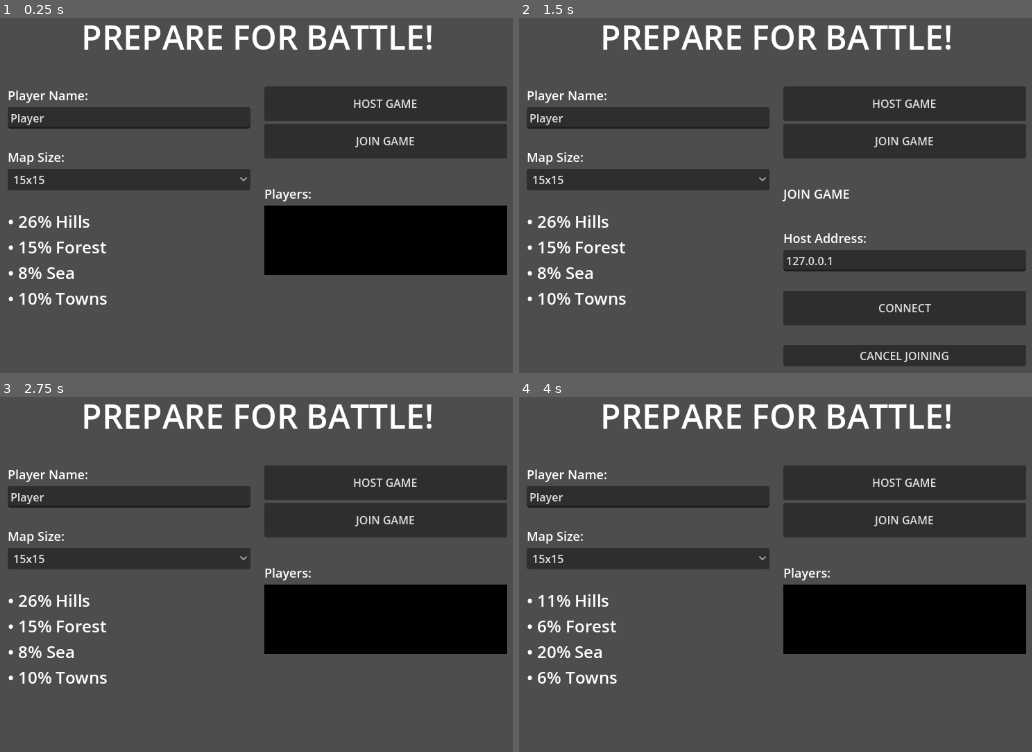
Above: before the commit, frames 1-4 (two rows, left to right).
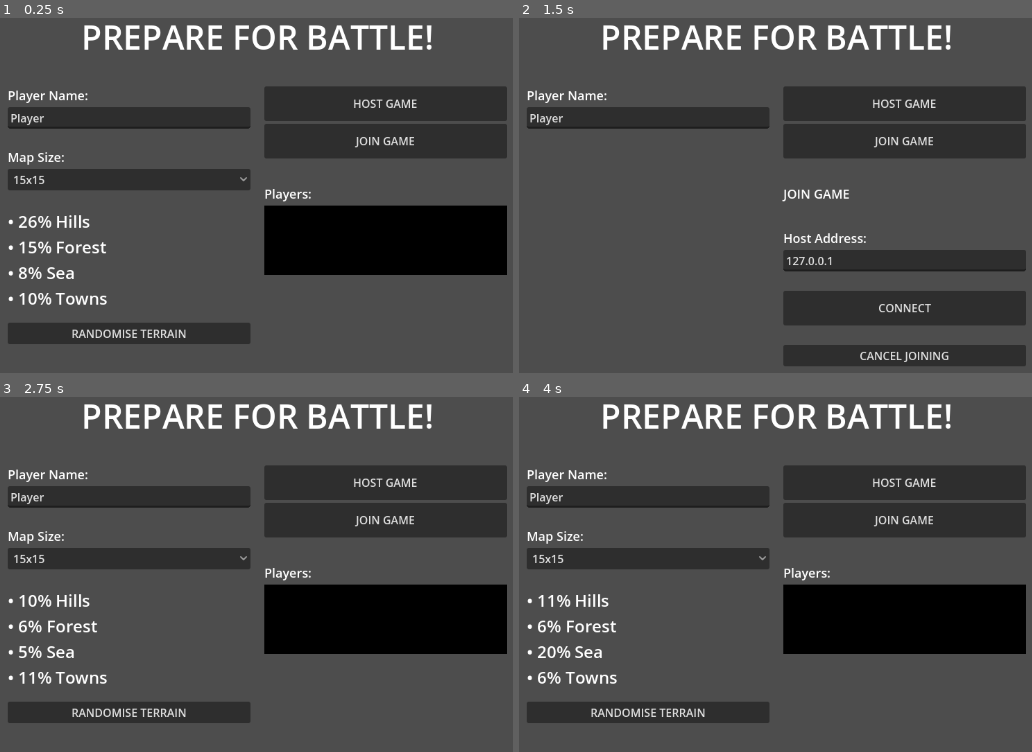
Above: after the commit, the same moments.

Repository: mmehmet/xbattle
Game: Godot game, scene res://Main.tscn
The game is run twice, just before and just after one commit, with the same random seed, the same clock (stepped at 60 frames per second) and the same inputs.
Inputs (mouse positions are in pixels of both pictures, inside the frame that each line leads up to):
- Up to frame 1 (0.25 s): no input
- Up to frame 2 (1.5 s): click (647, 333) at 0.5 s, where only the run after the commit has a clickable "RANDOMISE TERRAIN"; click "JOIN GAME" at 1.25 s
- Up to frame 3 (2.75 s): click "CANCEL JOINING" at 2 s
- Up to frame 4 (4 s): click "15x15" at 2.75 s; click "HOST GAME" at 3.5 s

The runs differ from the first frame. In frame 1, 2.7% of the frame differs, in the area x 1-49%, y 85-92%; in frame 2, 4.0%, in the area x 1-49%, y 37-81%; in frame 3, 3.2%; in frame 4, 2.7%.

Commit message:
V1 READY FOR BATTLE

Diff:
--- a/scripts/Board.gd
+++ b/scripts/Board.gd
@@ -28,8 +28,8 @@
     DEEP_SEA: Color.CORNFLOWER_BLUE,
     SHALLOW_SEA: Color.LIGHT_BLUE,
     FLAT_LAND: Color(0.8, 0.8, 0.4),
-    FOREST: Color.DARK_SEA_GREEN,
-    LOW_HILLS: Color.SEA_GREEN,
+    FOREST: Color.SEA_GREEN,
+    LOW_HILLS: Color.SADDLE_BROWN,
     HIGH_HILLS: Color.LIGHT_GRAY,
     FOG: Color(0.1, 0.1, 0.1),
 }
--- a/scripts/Game.gd
+++ b/scripts/Game.gd
@@ -48,9 +48,9 @@
 
     var label = Label.new()
     if game_manager.network_manager:
-        var check = game_manager.network_manager.get_my_player_info().name
-        if check == winner:
-            winner = "YOU"
+        var check = game_manager.network_manager.get_my_player_info()
+        if check.name and check.name == winner:
+            winner = "You"
     label.text = "%s won the battle!" % winner if winner != "" else "Draw!"
     label.add_theme_font_size_override("font_size", 48)
     label.horizontal_alignment = HORIZONTAL_ALIGNMENT_CENTER
--- a/scripts/GameManager.gd
+++ b/scripts/GameManager.gd
@@ -81,9 +81,6 @@
     network_manager.send_click(cell)
 
 func on_cell_command(cell: Cell, command: int):
-    if cell.side != current_player:
-        return
-
     network_manager.send_command(cell, command, current_player)
 
 # Game control functions
--- a/scripts/HostManager.gd
+++ b/scripts/HostManager.gd
@@ -129,21 +129,32 @@
         cell.side = result.winner
         return
 
-    # Calculate/apply combat losses (based on original formula)
+    # Calculate/apply combat losses
     cell.outdated = true
+
+    var combatants = {}
     for side in Cell.MAX_PLAYERS:
         if cell.troop_values[side] > 0:
-            var my_troops = cell.troop_values[side]
-            var enemy_troops = result.total - my_troops
-
-            if enemy_troops > 0:
-                var ratio = float(enemy_troops) / float(my_troops)
-                var loss_factor = (ratio * ratio - 1.0 + randf() * 0.02) * fight_intensity
-
-                if loss_factor > 0:
-                    var losses = int(loss_factor + 0.5)
-                    losses = min(losses, my_troops)
-                    cell.troop_values[side] = max(0, cell.troop_values[side] - losses)
+            combatants[side] = {
+                "own": cell.troop_values[side],
+                "enemy": result.total - cell.troop_values[side],
+                "attack_vectors": 0
+            }
+            for neighbor in cell.connections:
+                if neighbor and neighbor.side == side:
+                    combatants[side]["attack_vectors"] += 1
+
+    var sides = combatants.keys()
+    sides.shuffle()
+
+    for side in sides:
+        var data = combatants[side]
+        if data["enemy"] > 0:
+            var attack_bonus = 1.0 + (data["attack_vectors"] * 0.1)  # +10% per supporting cell
+            var base_loss = min(data["own"], data["enemy"]) * 0.1 * attack_bonus
+            var losses = max(1, int(base_loss * (0.8 + randf() * 0.4)))
+
+            cell.troop_values[side] = max(0, cell.troop_values[side] - losses)
 
     # check for winner after losses
     var outcome = get_combat_state(cell)
@@ -247,10 +258,7 @@
 
 func execute_dig(idx: int, side: int):
     var cell = board.get_cell_by_index(idx)
-    if not cell or cell.side != side:
-        return
-
-    if cell.level < Board.SHALLOW_SEA or cell.growth > 0:
+    if not cell or cell.level < Board.SHALLOW_SEA or cell.growth > 0:
         return # cell contains a town or is already deep water
 
     for troops in cell.troop_values:
@@ -268,10 +276,7 @@
 
 func execute_fill(idx: int, side: int):
     var cell = board.get_cell_by_index(idx)
-    if not cell or cell.side != side:
-        return
-
-    if cell.level > Board.LOW_HILLS or cell.growth > 0:
+    if not cell or cell.level > Board.LOW_HILLS or cell.growth > 0:
         return # cell contains a town or is already high hills
 
     for troops in cell.troop_values:
--- a/scripts/NetworkManager.gd
+++ b/scripts/NetworkManager.gd
@@ -19,6 +19,7 @@
 const CMD_SCUTTLE = 12
 const CMD_PARATROOPS = 14
 const CMD_ARTILLERY = 16
+const OWN_CMDS = [CMD_ATTACK, CMD_BUILD, CMD_SCUTTLE]
 
 var multiplayer_peer: MultiplayerPeer
 var is_host: bool = false
--- a/scripts/StartScreen.gd
+++ b/scripts/StartScreen.gd
@@ -33,6 +33,10 @@
 var player_name_input: LineEdit
 var host_button: Button
 var join_button: Button
+var map_label: Label
+var map_dropdown: OptionButton
+var info_label: Label
+var randomise: Button
 
 # Map options
 const map_sizes = [
@@ -96,13 +100,11 @@
     left_panel = VBoxContainer.new()
     hbox.add_child(left_panel)
     left_panel.custom_minimum_size = Vector2(350, 300)
-    #left_panel.size_flags_horizontal = Control.SIZE_EXPAND_FILL
 
     # Right panel
     right_panel = VBoxContainer.new()
     hbox.add_child(right_panel)
     right_panel.custom_minimum_size = Vector2(350, 300)
-    #right_panel.size_flags_horizontal = Control.SIZE_EXPAND_FILL
 
     # Populate left panel
     show_setup_screen()
@@ -128,12 +130,12 @@
     add_spacer(left_panel, 20)
 
     # Map size
-    var map_label = Label.new()
+    map_label = Label.new()
     map_label.add_theme_font_size_override("font_size", 18)
     map_label.text = "Map Size:"
     left_panel.add_child(map_label)
 
-    var map_dropdown = OptionButton.new()
+    map_dropdown = OptionButton.new()
     for map_option in map_sizes:
         map_dropdown.add_item(map_option.name)
     map_dropdown.selected = 1  # Default to 15x15
@@ -143,15 +145,27 @@
     add_spacer(left_panel, 20)
 
     # Game info
-    var info_label = Label.new()
+    info_label = Label.new()
     info_label.add_theme_font_size_override("font_size", 24)
     info_label.text = "• %d%% Hills\n• %d%% Forest\n• %d%% Sea\n• %d%% Towns" % [terrain.hill, terrain.forest, terrain.sea, terrain.town]
     left_panel.add_child(info_label)
+
+    add_spacer(left_panel, 10)
+
+    randomise = Button.new()
+    randomise.text = "RANDOMISE TERRAIN"
+    randomise.pressed.connect(_randomise_terrain)
+    left_panel.add_child(randomise)
 
 func show_join_screen():
     clear_main_content(right_panel)
     current_state = GameState.JOINING
     update_buttons()
+    # hide host settings
+    map_label.visible = false
+    map_dropdown.visible = false
+    info_label.visible = false
+    randomise.visible = false
 
     var title = Label.new()
     title.text = "JOIN GAME"
@@ -296,6 +310,15 @@
     if index >= 0 and index < map_sizes.size():
         selected_map_size = map_sizes[index].size
 
+func _randomise_terrain():
+    terrain = {
+        "hill": randi_range(TERRAIN_LIMITS.hill.min, TERRAIN_LIMITS.hill.max),
+        "forest": randi_range(TERRAIN_LIMITS.forest.min, TERRAIN_LIMITS.forest.max),
+        "sea": randi_range(TERRAIN_LIMITS.sea.min, TERRAIN_LIMITS.sea.max),
+        "town": randi_range(TERRAIN_LIMITS.town.min, TERRAIN_LIMITS.town.max),
+    }
+    info_label.text = "• %d%% Hills\n• %d%% Forest\n• %d%% Sea\n• %d%% Towns" % [terrain.hill, terrain.forest, terrain.sea, terrain.town]
+
 func _on_cancel_host():
     if players.size() > 1:
         # Show confirmation dialog
@@ -308,6 +331,12 @@
         _confirm_cancel_host()
 
 func _on_cancel_joining():
+    # show map settings
+    map_label.visible = true
+    map_dropdown.visible = true
+    info_label.visible = true
+    randomise.visible = true
+
     show_lobby()
 
 func _confirm_cancel_host():
